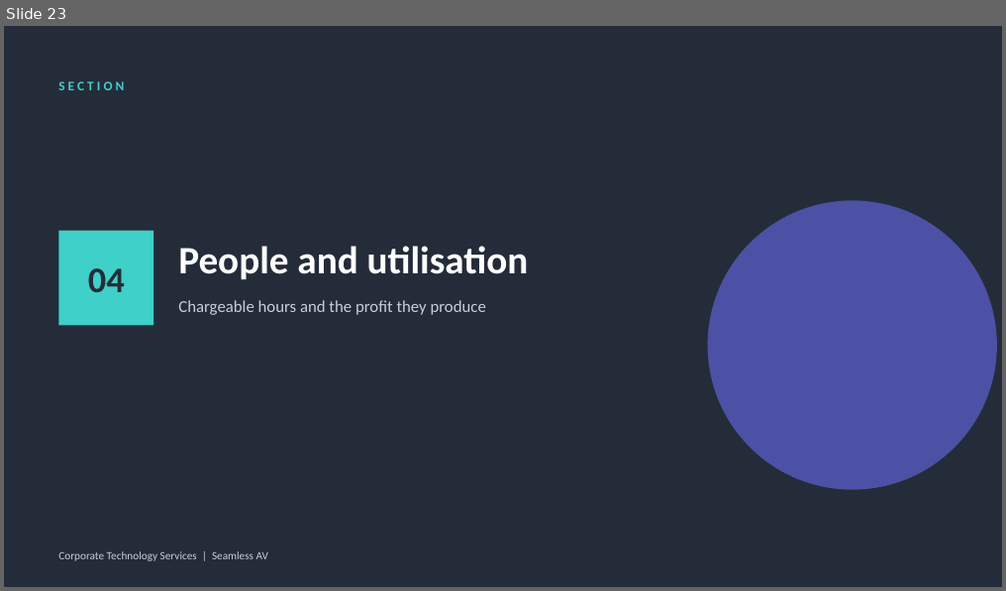
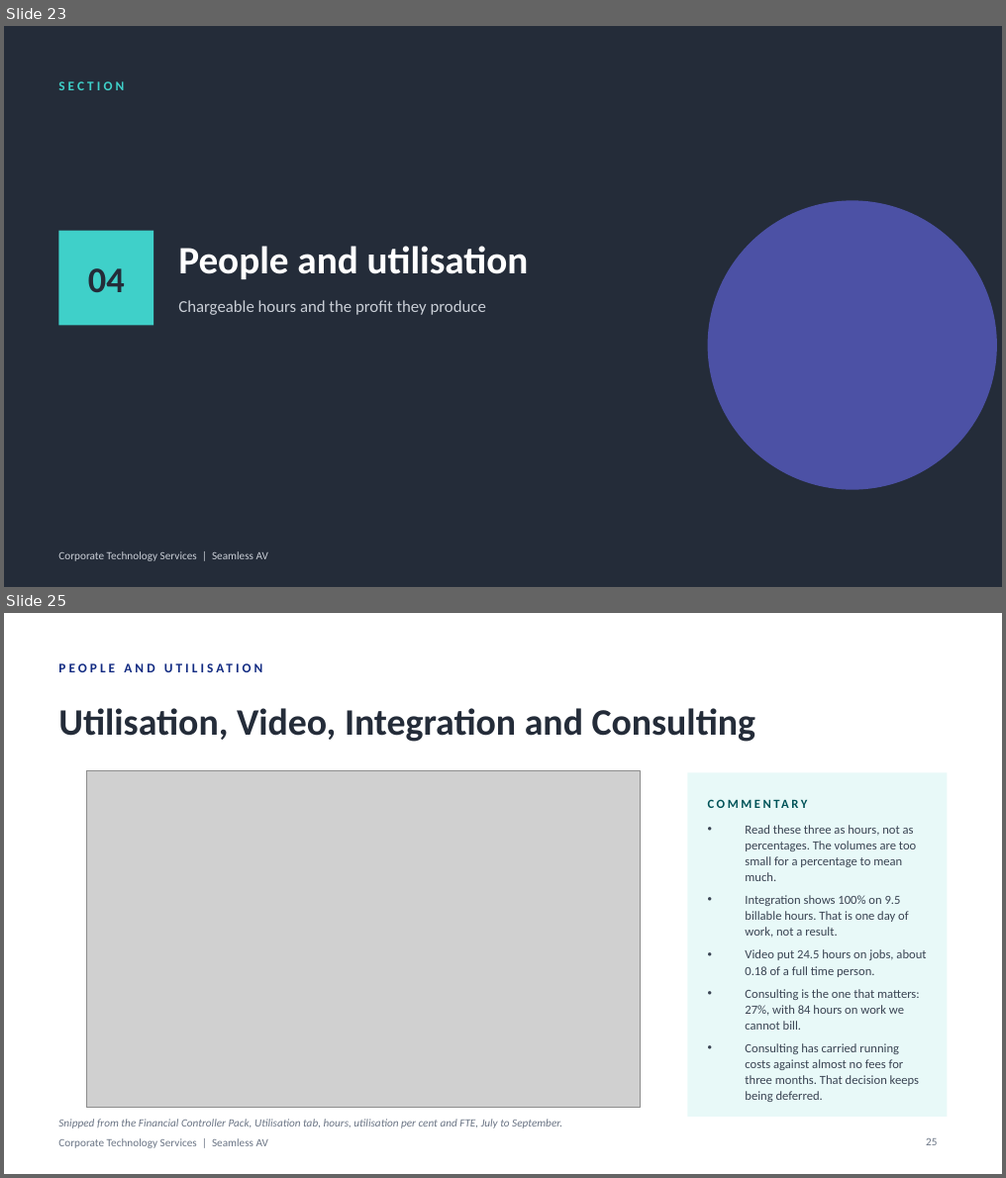
Before and after one commit to WesleyNelson-O33/Claude, a slide deck: deck/CTS Monthly Business Review - September 2026.pptx. Shown one above the other, each under a label of ours: slide 23 before the commit, slides 23 and 25 after it; the slides between them are not shown. The pictures are 1006x591 and 1006x1178 pixels, drawn with LibreOffice and Linux fonts; fonts in the diff are those of the drawing; grey boxes stand for pictures. Boxes give left, top, right and bottom in pixels: in the first picture for what was removed or moved away, otherwise in the second. Text is boxed around its words. In the diff, an @@ line names an element or a change of style, - is before the commit and + after.

```diff
--- a/deck/CTS Monthly Business Review - September 2026.pptx
+++ b/deck/CTS Monthly Business Review - September 2026.pptx
@@ slide 25 added at bbox=[4, 613, 1002, 1174], background #FFFFFF @@
@@ text added at bbox=[58, 653, 757, 683], 9.5 pt, text #122B82, bold @@
+PEOPLE AND UTILISATION
@@ text added at bbox=[58, 708, 755, 742], 27 pt, text #242C39, bold @@
+Utilisation, Video, Integration and Consulting
@@ picture added at bbox=[87, 770, 640, 1108] @@
@@ rectangle added at bbox=[687, 772, 947, 1117], fill #E8F9F8 @@
@@ text added at bbox=[708, 790, 927, 816], 9 pt, text #005358, bold @@
+COMMENTARY
@@ text added at bbox=[745, 825, 926, 1102], 9 pt, text #3A4453 @@
+• Read these three as hours, not as percentages. The volumes are too small for a percentage to mean much.
+• Integration shows 100% on 9.5 billable hours. That is one day of work, not a result.
+• Video put 24.5 hours on jobs, about 0.18 of a full time person.
+• Consulting is the one that matters: 27%, with 84 hours on work we cannot bill.
+• Consulting has carried running costs against almost no fees for three months. That decision keeps being deferred.
@@ text added at bbox=[58, 1139, 268, 1149], 8 pt, text #6B7585 @@
+Corporate Technology Services | Seamless AV
@@ text added at bbox=[58, 1119, 562, 1129], 8 pt, text #6B7585, italic @@
+Snipped from the Financial Controller Pack, Utilisation tab, hours, utilisation per cent and FTE, July to September.
@@ page number added at bbox=[926, 1139, 937, 1146], 8 pt, text #6B7585 @@
+25
```
Also in this commit, not shown: 2 slides changed, 1 other slide added, 25 other files.
